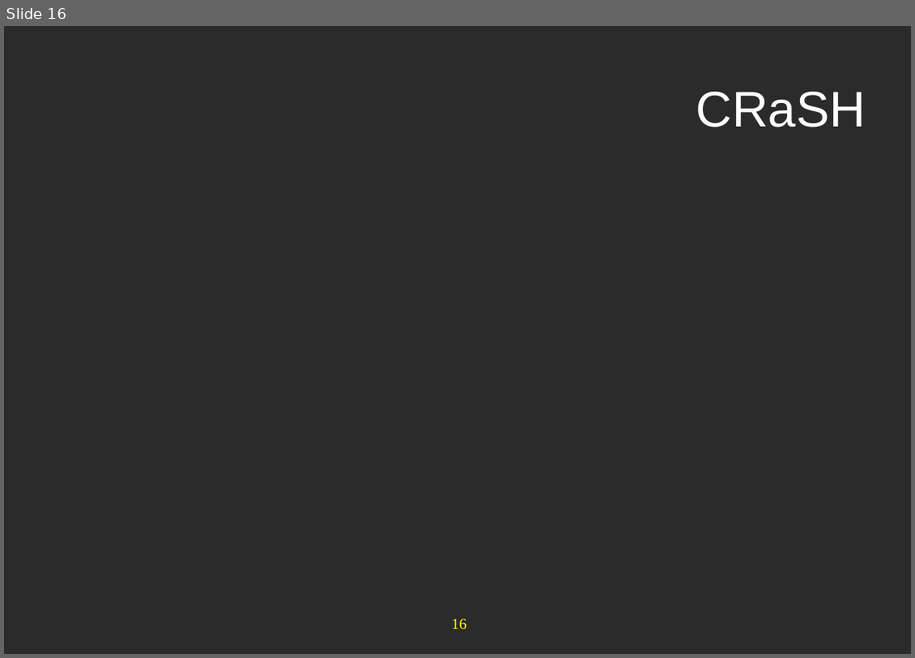
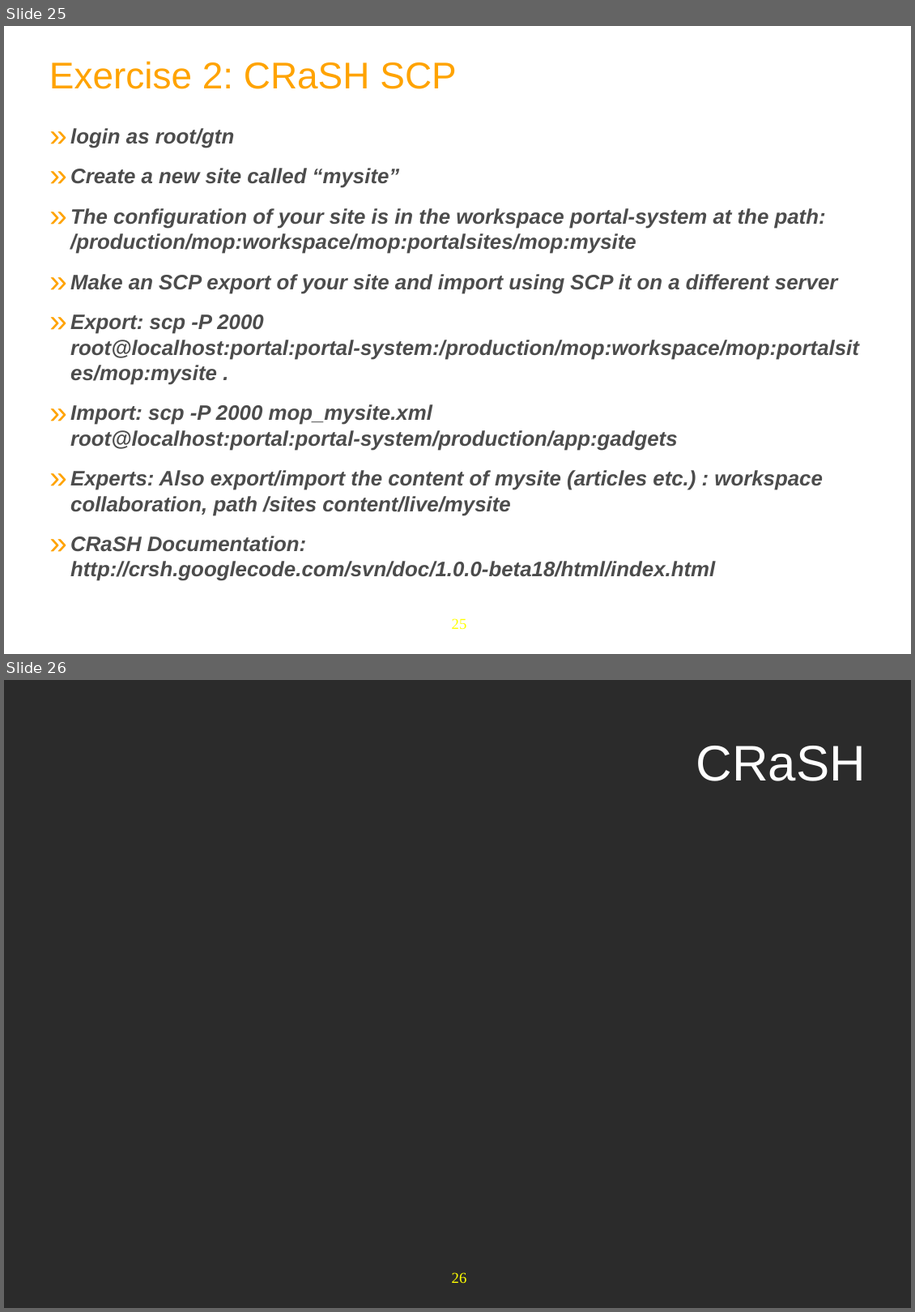
Before and after one commit to anhvurz90/training, a slide deck: exo-developer/420-crash/slides/420-CRaSH-XDev-en.pptx. Shown one above the other, each under a label of ours: slide 16 before the commit, slides 25 and 26 after it. The pictures are 915x658 and 915x1312 pixels, drawn with LibreOffice and Linux fonts; fonts in the diff are those of the drawing; background and template pictures are left out; a plain dark background stands for a picture behind light text. Boxes give left, top, right and bottom in pixels: in the first picture for what was removed or moved away, otherwise in the second. Text is boxed around its words. In the diff, an @@ line names an element or a change of style, - is before the commit and + after.

```diff
--- a/exo-developer/420-crash/slides/420-CRaSH-XDev-en.pptx
+++ b/exo-developer/420-crash/slides/420-CRaSH-XDev-en.pptx
@@ slide 25 added at (x1=4, y1=26, x2=911, y2=654), background #FFFFFF; not listed: 1 template element that a slide beside it also shows @@
@@ text added at (x1=49, y1=61, x2=456, y2=89), 32 pt, text #FFA300 @@
+Exercise 2: CRaSH SCP
@@ text added at (x1=70, y1=128, x2=859, y2=581), 18 pt, text #4C4C4C, bold, italic @@
+» login as root/gtn
+» Create a new site called “mysite”
+» The configuration of your site is in the workspace portal-system at the path: /production/mop:workspace/mop:portalsites/mop:mysite
+» Make an SCP export of your site and import using SCP it on a different server
+» Export: scp -P 2000 root@localhost:portal:portal-system:/production/mop:workspace/mop:portalsites/mop:mysite .
+» Import: scp -P 2000 mop_mysite.xml root@localhost:portal:portal-system/production/app:gadgets
+» Experts: Also export/import the content of mysite (articles etc.) : workspace collaboration, path /sites content/live/mysite
+» CRaSH Documentation:
+  http://crsh.googlecode.com/svn/doc/1.0.0-beta18/html/index.html
@@ what was slide 16 is now slide 26 @@
@@ page number at (x1=452, y1=1272, x2=467, y2=1283): text changed @@
-16
+26
```
Also in this commit, not shown: 9 slides changed, 9 other slides added, 8 other files.
